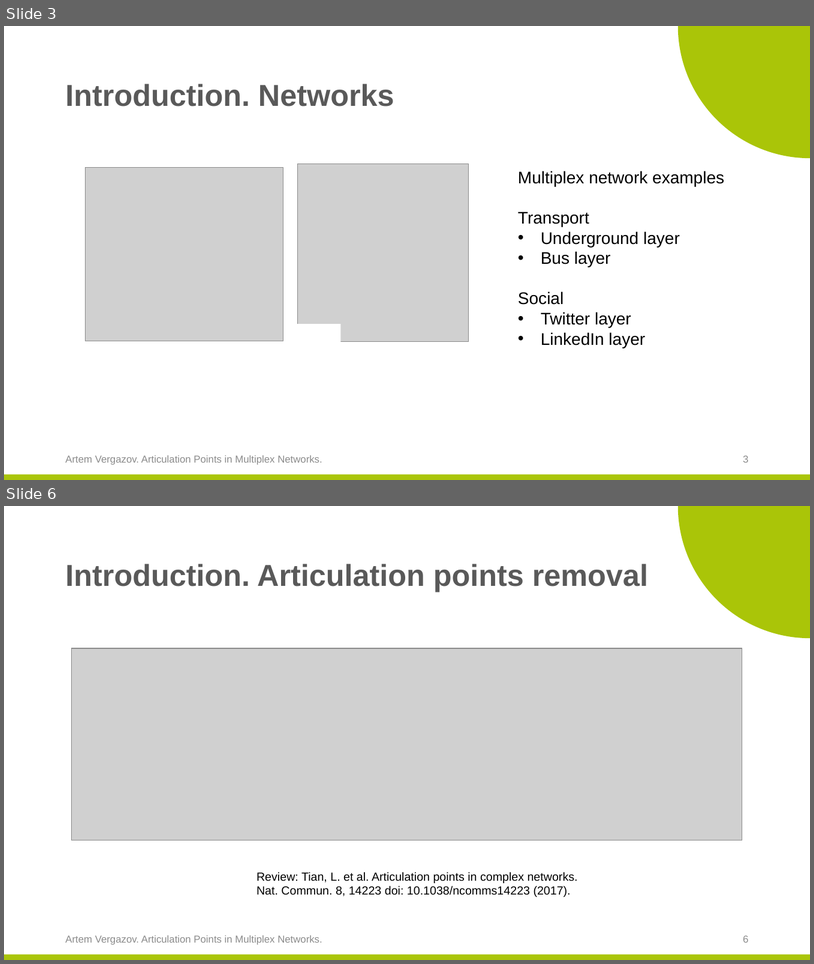
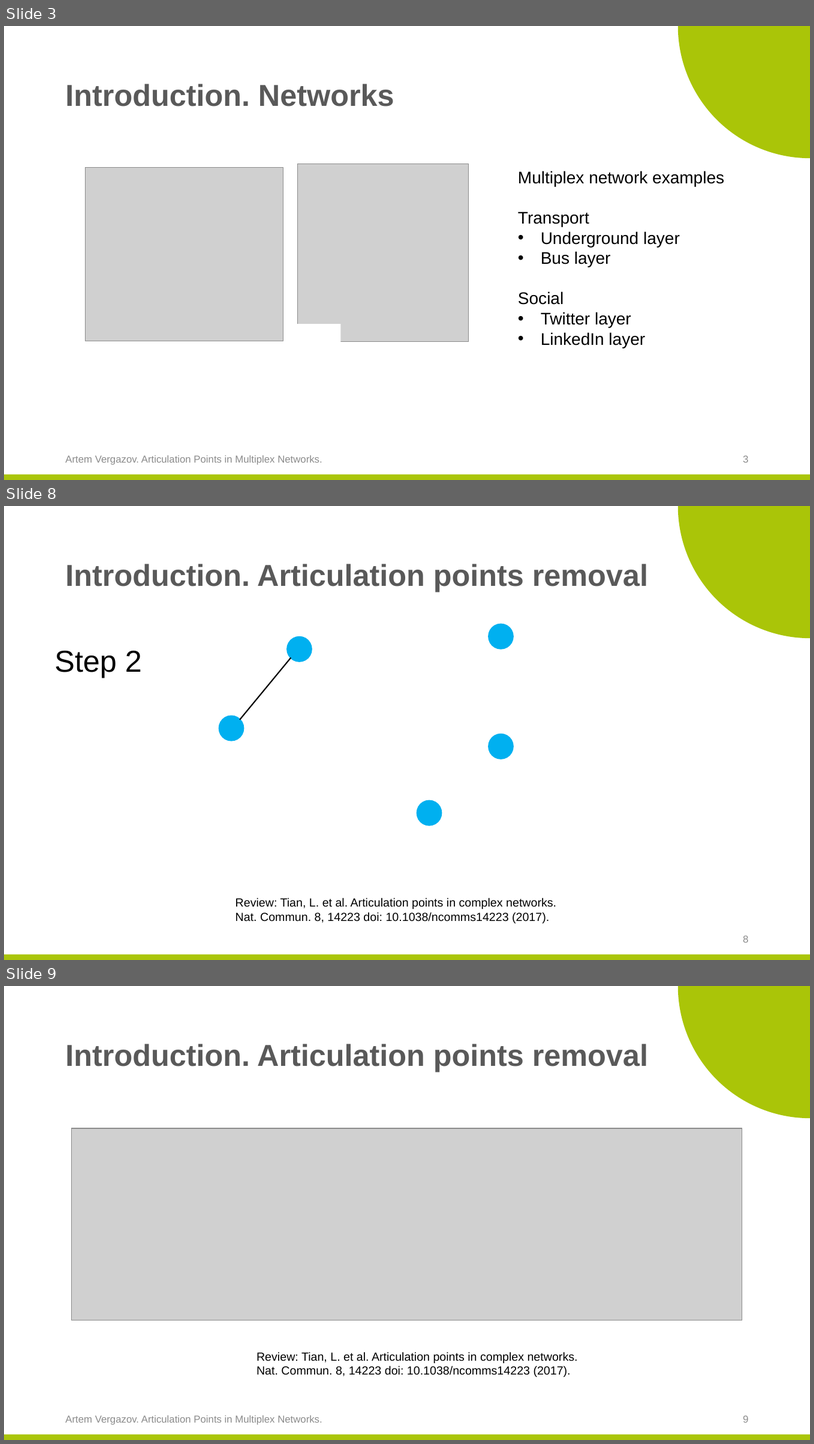
Before and after one commit to ArtemVergazov/ap_in_multiplex_networks, a slide deck: msc_predefense_template/Artem_Vergazov_predefense_April.pptx. Shown one above the other, each under a label of ours: slides 3 and 6 before the commit, slides 3, 8 and 9 after it; the slides between them are not shown. The pictures are 814x964 and 814x1444 pixels, drawn with LibreOffice and Linux fonts; fonts in the diff are those of the drawing; grey boxes stand for pictures; background and template pictures are left out. Boxes give left, top, right and bottom in pixels: in the first picture for what was removed or moved away, otherwise in the second. Text is boxed around its words. In the diff, an @@ line names an element or a change of style, - is before the commit and + after.

```diff
--- a/msc_predefense_template/Artem_Vergazov_predefense_April.pptx
+++ b/msc_predefense_template/Artem_Vergazov_predefense_April.pptx
@@ slide 8 added at <box>4,506,810,960</box>, background #FFFFFF; not listed: 2 template elements that a slide beside it also shows @@
@@ title added at <box>65,564,648,592</box>, 36 pt, text #595959, bold @@
+Introduction. Articulation points removal
@@ ellipse added at <box>489,625,513,649</box>, fill #00B0F0, outline #00B0F0 2 pt @@
@@ ellipse added at <box>288,637,312,661</box>, fill #00B0F0, outline #00B0F0 2 pt @@
@@ text added at <box>54,650,142,677</box>, 36 pt, text #000000 @@
+Step 2
@@ line added from (291, 658) to (240, 720), #000000 1.5 pt @@
@@ ellipse added at <box>219,716,243,740</box>, fill #00B0F0, outline #00B0F0 2 pt @@
@@ ellipse added at <box>489,734,513,758</box>, fill #00B0F0, outline #00B0F0 2 pt @@
@@ ellipse added at <box>418,801,442,825</box>, fill #00B0F0, outline #00B0F0 2 pt @@
@@ text added at <box>236,897,557,923</box>, 14 pt, text #000000 @@
+Review: Tian, L. et al. Articulation points in complex networks.
+Nat. Commun. 8, 14223 doi: 10.1038/ncomms14223 (2017).
@@ page number added at <box>743,935,749,942</box>, 12 pt, text #8C8C8C @@
+8
@@ what was slide 6 is now slide 9 @@
@@ page number at <box>743,1415,749,1422</box>: text changed @@
-6
+9
```
Also in this commit, not shown: 8 slides changed, 14 other slides added, 4 slides removed, 43 other files.
